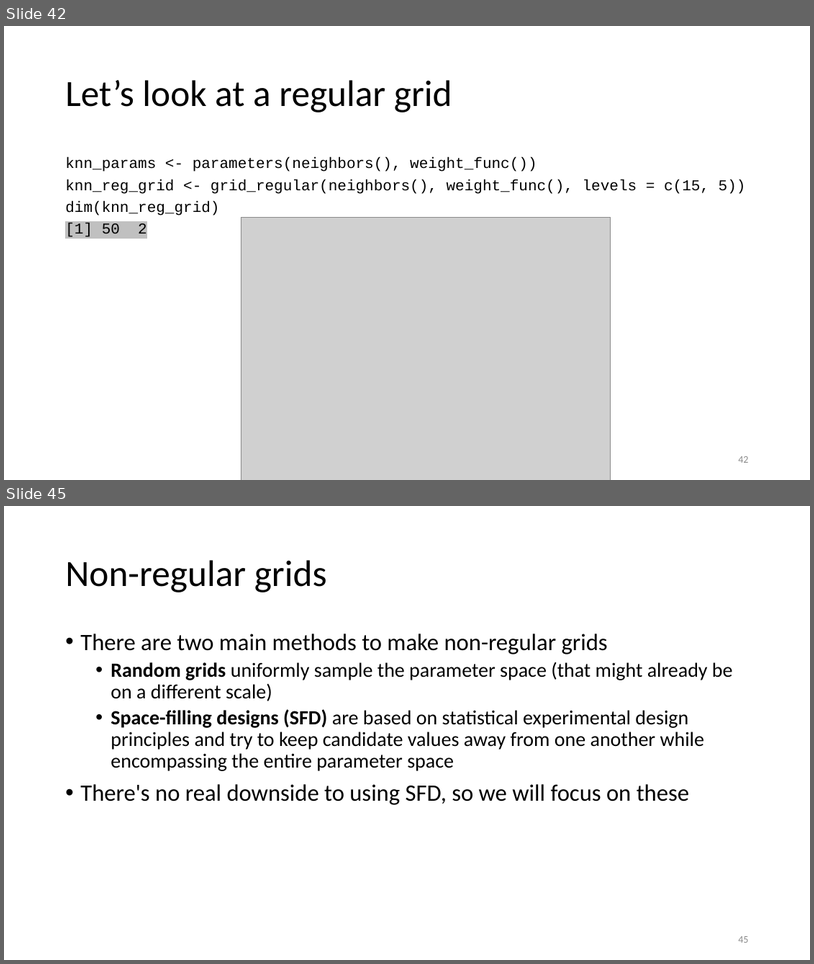
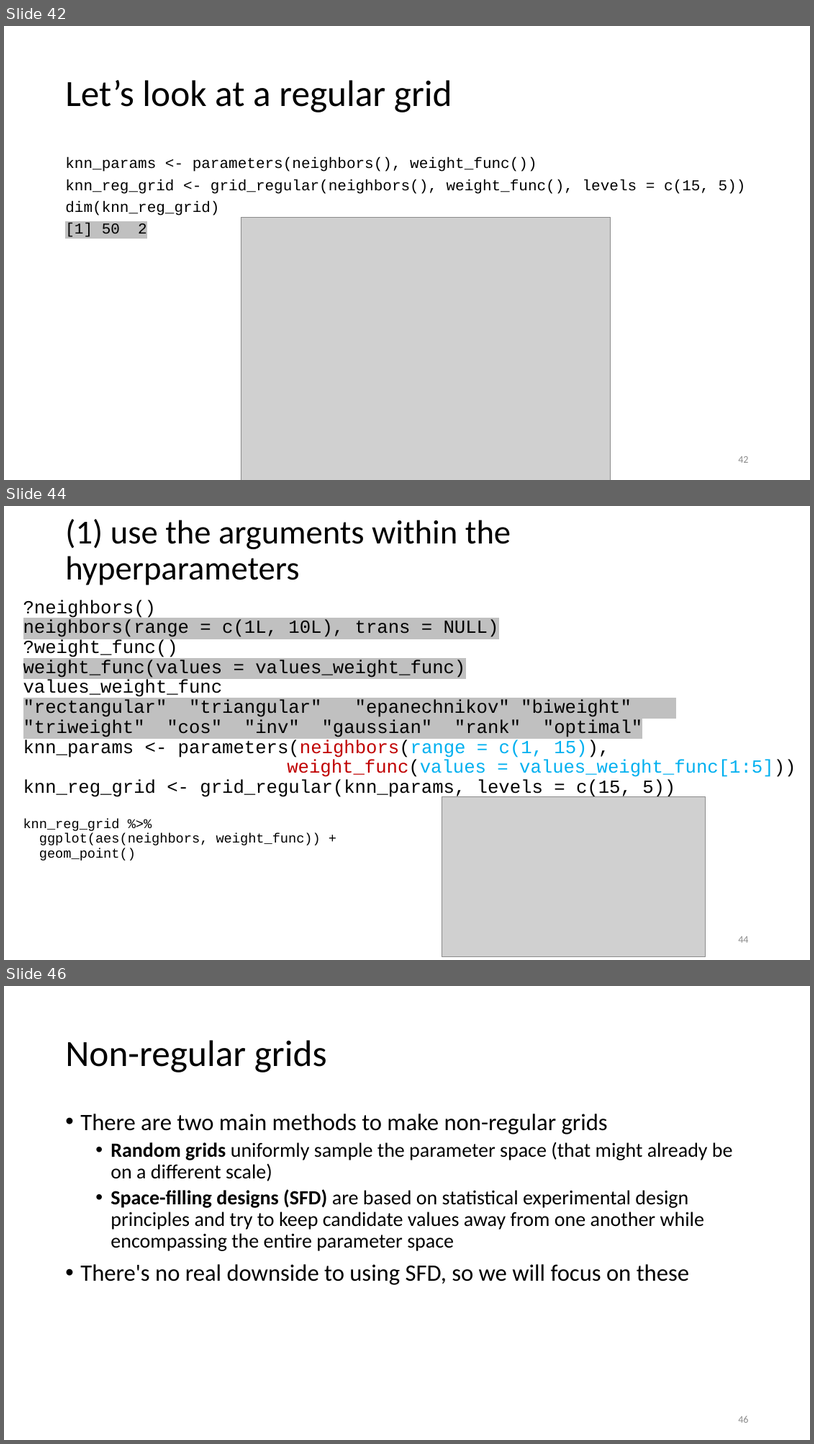
Before and after one commit to karlenaochoa/c4-ml-2020, a slide deck: slides/w6p1-knn/w6p1.pptx. Shown one above the other, each under a label of ours: slides 42 and 45 before the commit, slides 42, 44 and 46 after it; the slides between them are not shown. The pictures are 814x964 and 814x1444 pixels, drawn with LibreOffice and Linux fonts; fonts in the diff are those of the drawing; grey boxes stand for pictures. Boxes give left, top, right and bottom in pixels: in the first picture for what was removed or moved away, otherwise in the second. Text is boxed around its words. In the diff, an @@ line names an element or a change of style, - is before the commit and + after.

```diff
--- a/slides/w6p1-knn/w6p1.pptx
+++ b/slides/w6p1-knn/w6p1.pptx
@@ slide 44 added at (x1=4, y1=506, x2=810, y2=960), background #FFFFFF @@
@@ title added at (x1=65, y1=519, x2=511, y2=585), 40 pt, text #000000 @@
+(1) use the arguments within the hyperparameters
@@ text added at (x1=23, y1=600, x2=796, y2=860), 22 pt, text #000000 @@
+?neighbors()
+neighbors(range = c(1L, 10L), trans = NULL)
+?weight_func()
+weight_func(values = values_weight_func)
+values_weight_func
+"rectangular" "triangular" "epanechnikov" "biweight" "triweight" "cos" "inv" "gaussian" "rank" "optimal"
+knn_params <- parameters(neighbors(range = c(1, 15)),
+weight_func(values = values_weight_func[1:5]))
+knn_reg_grid <- grid_regular(knn_params, levels = c(15, 5))
+knn_reg_grid %>%
+ggplot(aes(neighbors, weight_func)) +
+geom_point()
@@ picture added at (x1=442, y1=796, x2=706, y2=956) @@
@@ page number added at (x1=738, y1=936, x2=748, y2=942), 12 pt, text #8C8C8C @@
+44
@@ what was slide 45 is now slide 46 @@
```
Also in this commit, not shown: 2 slides changed, 1 other file.
